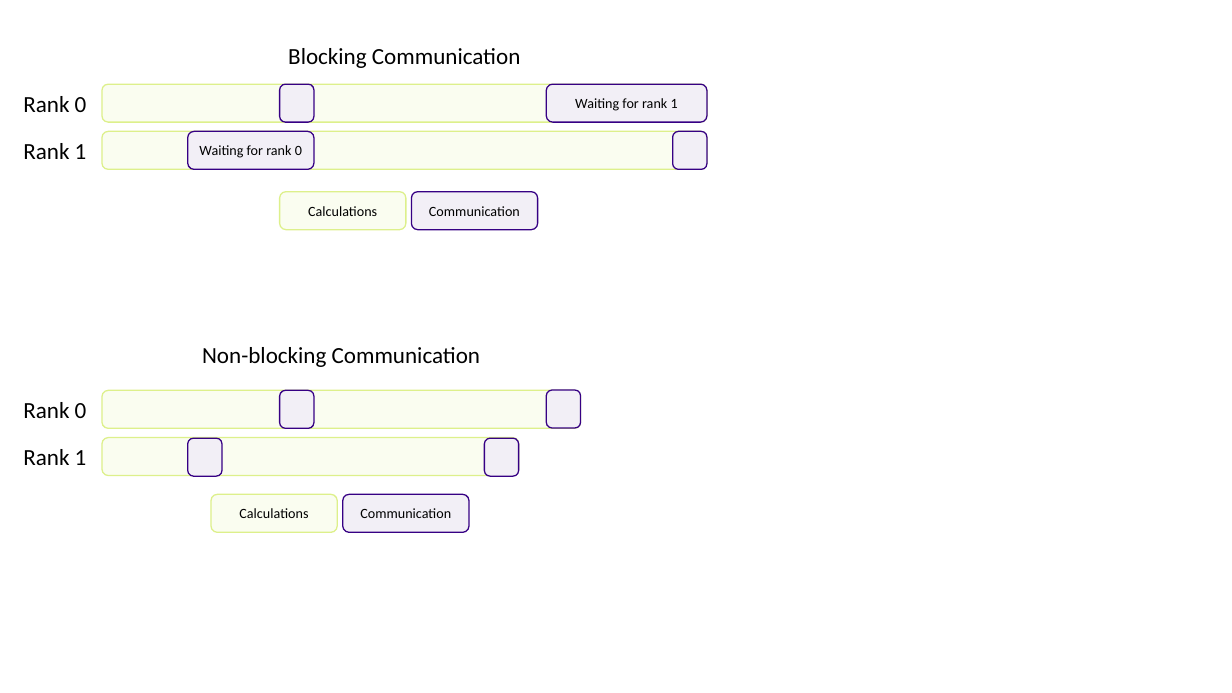
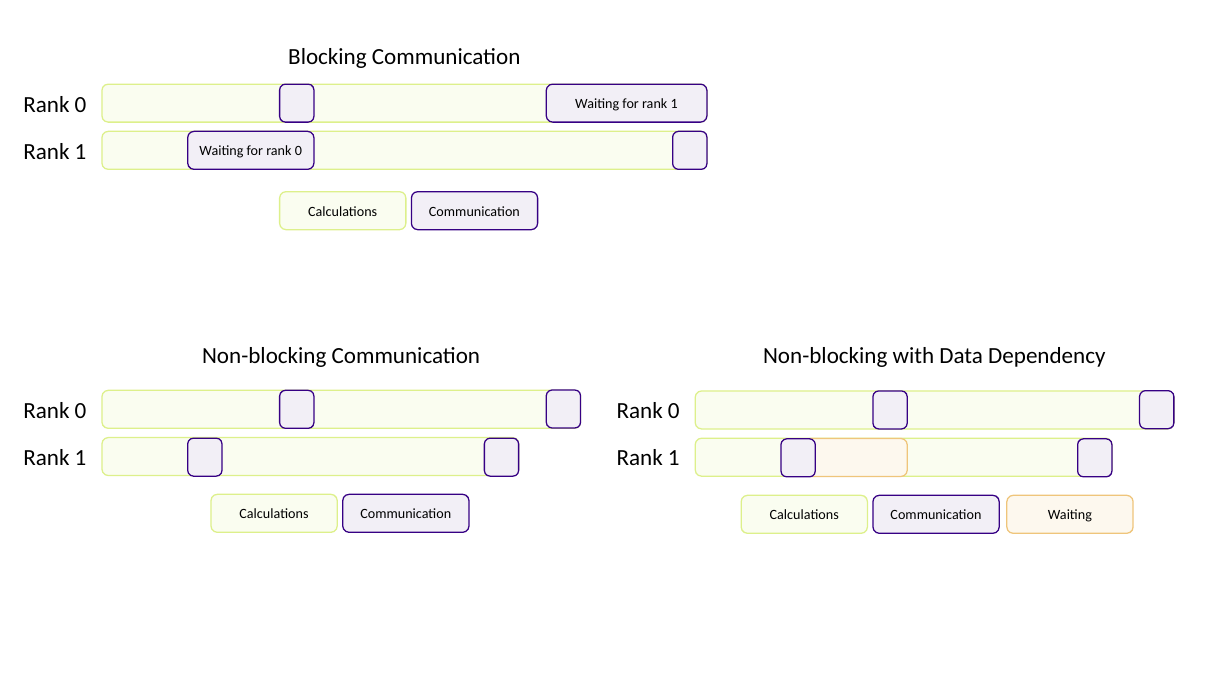
Before and after one commit to Southampton-RSG-Training/dirac-intro-to-mpi, a slide deck: slide 1 of files/communication_diagram.pptx. Drawn at 1232x693 pixels with LibreOffice and Linux fonts; fonts in the diff are those of the drawing. Boxes give left, top, right and bottom in pixels: in the first picture for what was removed or moved away, otherwise in the second. Text is boxed around its words. In the diff, an @@ line names an element or a change of style, - is before the commit and + after.

Commit message:
non-blocking checkpoint

```diff
--- a/files/communication_diagram.pptx
+++ b/files/communication_diagram.pptx
@@ text added at (763,347,1105,367), 18 pt, text #000000 @@
+Non-blocking with Data Dependency
@@ text added at (617,402,680,418), 18 pt, text #000000 @@
+Rank 0
@@ rounded rectangle added at (695,391,1174,429), fill #FAFDF0, outline #DDF08B 1 pt @@
@@ rounded rectangle added at (873,391,908,429), fill #F2EFF6, outline #360084 1 pt @@
@@ rounded rectangle added at (1140,391,1174,429), fill #F2EFF6, outline #360084 1 pt @@
@@ text added at (617,449,680,465), 18 pt, text #000000 @@
+Rank 1
@@ rounded rectangle added at (695,438,1112,476), fill #FAFDF0, outline #DDF08B 1 pt @@
@@ rounded rectangle added at (781,439,815,477), fill #F2EFF6, outline #360084 1 pt @@
@@ rounded rectangle added at (805,439,908,477), fill #FDF8EE, outline #EFC57B 1 pt @@
@@ rounded rectangle added at (1078,439,1112,477), fill #F2EFF6, outline #360084 1 pt @@
@@ rounded rectangle added at (741,495,868,533), fill #FAFDF0, outline #DDF08B 1 pt, 11 pt, text #000000 @@
+Calculations
@@ rounded rectangle added at (873,495,1000,533), fill #F2EFF6, outline #360084 1 pt, 11 pt, text #000000 @@
+Communication
@@ rounded rectangle added at (1007,495,1134,533), fill #FDF8EE, outline #EFC57B 1 pt, 11 pt, text #000000 @@
+Waiting
```
Also in this commit, not shown: 1 other slide changed, 5 other files.
